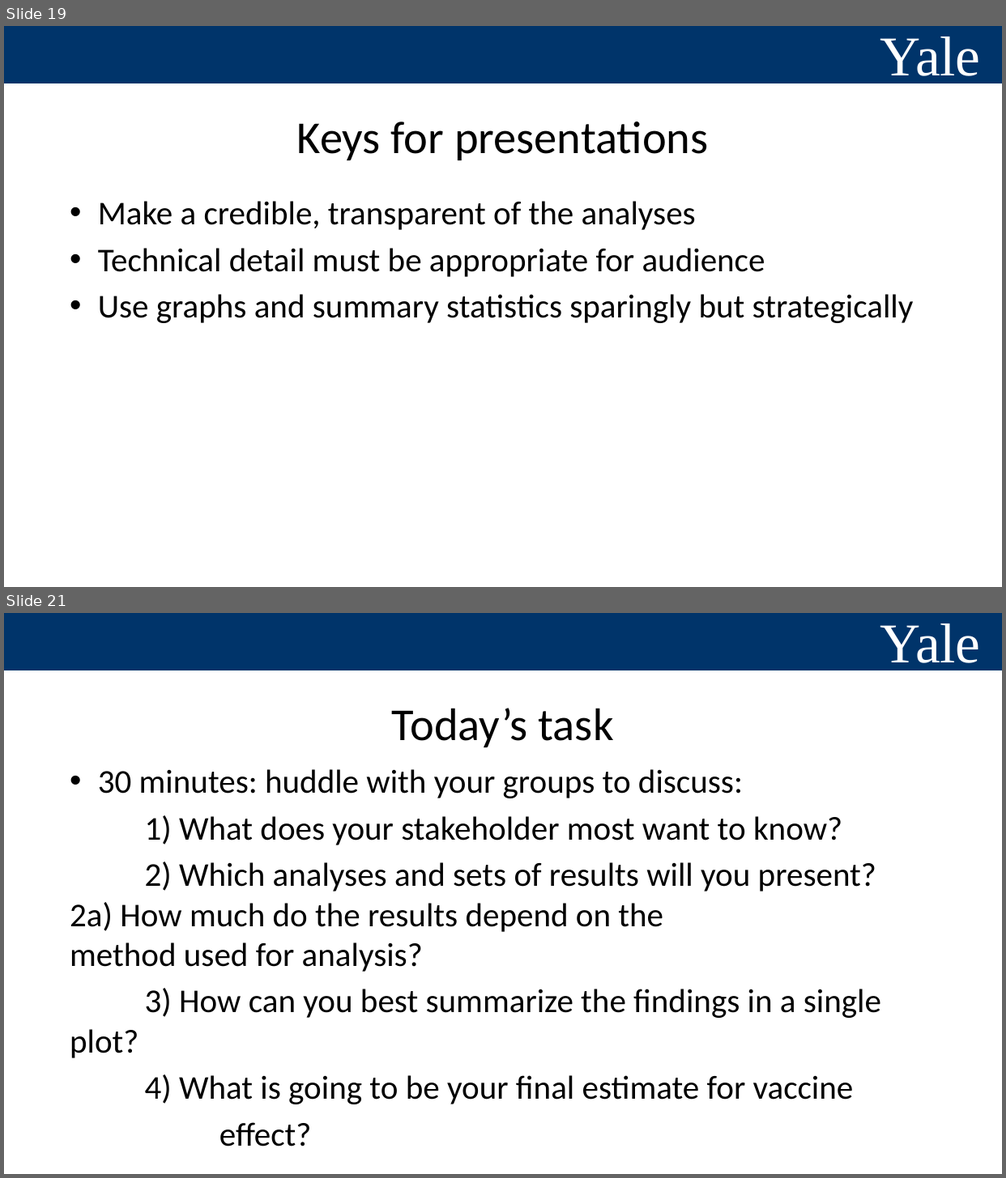
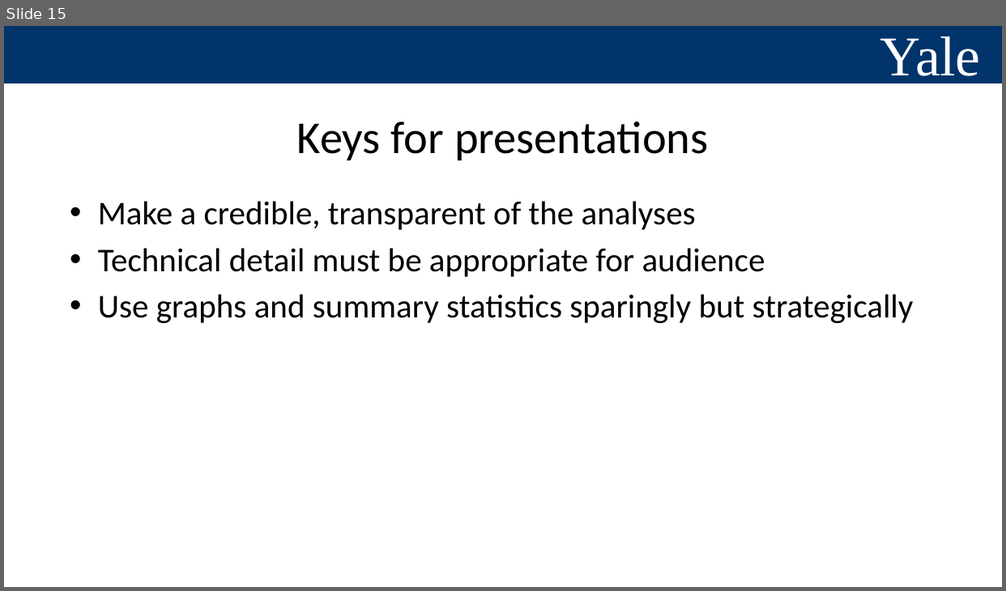
Before and after one commit to YalePublicHealthSurveillance/YaleIntroPublicHealthSurveillance.github.io, a slide deck: Slides/presenting results.pptx. Shown one above the other, each under a label of ours: slides 19 and 21 before the commit, slide 15 after it; the slides between them are not shown. The pictures are 1006x1178 and 1006x591 pixels, drawn with LibreOffice and Linux fonts; fonts in the diff are those of the drawing. Boxes give left, top, right and bottom in pixels: in the first picture for what was removed or moved away, otherwise in the second. Text is boxed around its words. In the diff, an @@ line names an element or a change of style, - is before the commit and + after.

```diff
--- a/Slides/presenting results.pptx
+++ b/Slides/presenting results.pptx
@@ slide 21 removed at (4, 613, 1002, 1174), background #FFFFFF; not listed: 3 template elements that a slide beside it also shows @@
@@ title removed at (392, 708, 614, 747) @@
-Today’s task
@@ text removed at (70, 769, 881, 1105) @@
-• 30 minutes: huddle with your groups to discuss:
-1) What does your stakeholder most want to know?
-2) Which analyses and sets of results will you present? 2a) How much do the results depend on the method used for analysis?
-3) How can you best summarize the findings in a single plot?
-4) What is going to be your final estimate for vaccine
-effect?
@@ what was slide 19 is now slide 15 @@
```
Also in this commit, not shown: 1 slide changed, 1 slide added, 6 other slides removed, 2 other files.
